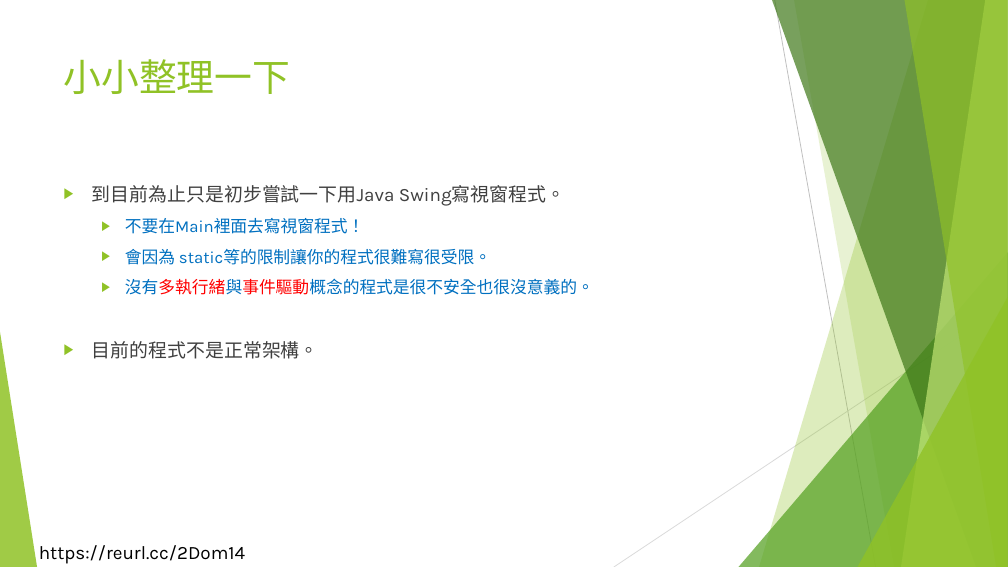
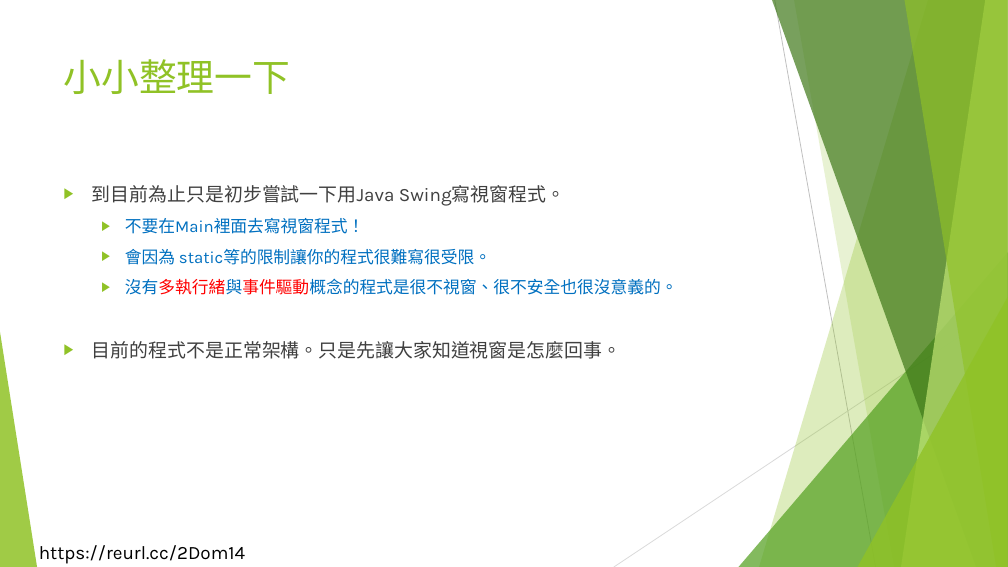
Before and after one commit to liulawsi/My_PPTs, a slide deck: slide 11 of LCC/Java/14_視窗程式開發.pptx. Drawn at 1008x567 pixels with LibreOffice and Linux fonts; fonts in the diff are those of the drawing; background and template pictures are left out. Boxes give left, top, right and bottom in pixels: in the first picture for what was removed or moved away, otherwise in the second. Text is boxed around its words. In the diff, an @@ line names an element or a change of style, - is before the commit and + after.

```diff
--- a/LCC/Java/14_視窗程式開發.pptx
+++ b/LCC/Java/14_視窗程式開發.pptx
@@ text at (x1=92, y1=278, x2=678, y2=359): text changed; text colour #0070C0 to #404040 @@
-  ▶ 沒有多執行緒與事件驅動概念的程式是很不安全也很沒意義的。
-▶ 目前的程式不是正常架構。
+  ▶ 沒有多執行緒與事件驅動概念的程式是很不視窗、很不安全也很沒意義的。
+▶ 目前的程式不是正常架構。只是先讓大家知道視窗是怎麼回事。
```
Also in this commit, not shown: 3 other slides changed, 42 slides added, 39 other files.
